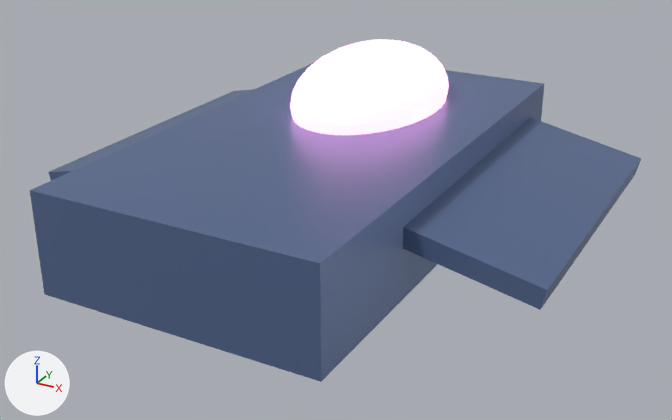
The glTF model public/game/models/scout_t2.glb: old version first, new version second.
Both versions are drawn from a 50 mm camera at (1.79, -3.19, 1.44) aimed at (0.08, -0.08, -0.11). Lighting does not change. The marker at lower left points along +X, +Y and +Z. Where no turn or scale is listed for an object, it has been applied to the vertices. Vertices at the same position are counted once.
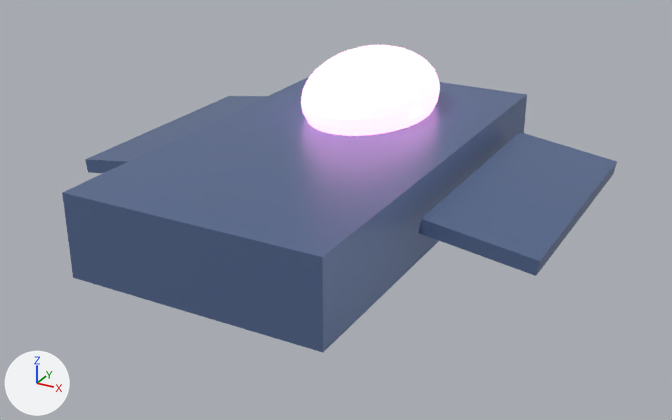
Where the newer file only moved an object's origin or applied its transform, the numbers keep the older frame.

The change in detail:
me_sphere_042 has 482 vertices, 960 faces and spans x -0.31..0.31, y -0.48..0.48, z -0.22..0.22.
me_sphere_042 is used by ob_sphere; location (0.0, 0.4, 0.25).
me_sphere_042 part 1: the whole mesh is scaled about its middle by (0.903, 0.833, 0.909).
Object 'Cube' (ob_cube) is rescaled from (1.16, 2.16, 0.41) to (1.06, 1.96, 0.34).
Object 'Cube.001' (ob_cube_001) turns from (0, 12, 0) to (0, 8, 0) degrees about x, y and z.
Object 'Cube.001' (ob_cube_001) is rescaled from (0.6, 1.4, 0.08) to (0.45, 1.1, 0.06).
Object 'Cube.002' (ob_cube_002) turns from (0, -12, 0) to (0, -8, 0) degrees about x, y and z.
Object 'Cube.002' (ob_cube_002) is rescaled from (0.6, 1.4, 0.08) to (0.45, 1.1, 0.06).

What differs and where, as boxes (x1, y1, x2, y2) in the pictures (672 x 420 px):
'Cube', rescaled (10% narrower, 14% shorter)
    before: (30, 62, 544, 382)
    after: (62, 77, 527, 352)
'Cube.001', turned, rescaled
    before: (403, 117, 641, 310)
    after: (419, 132, 617, 276)
'Sphere', mesh rescaled (12% narrower)
    before: (290, 39, 449, 135)
    after: (301, 45, 440, 136)
'Cube.002', turned, rescaled
    before: (49, 89, 254, 180)
    after: (85, 96, 267, 173)
